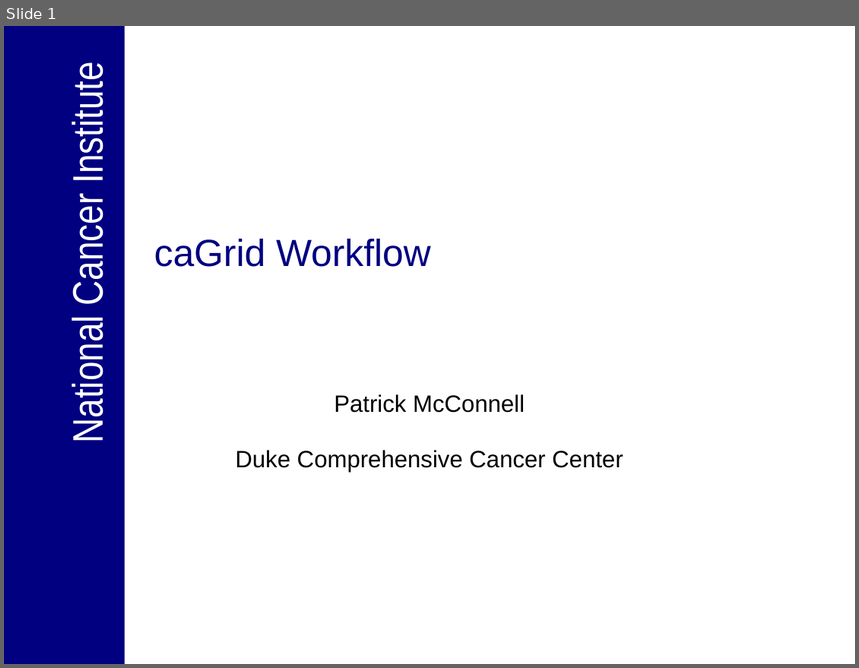
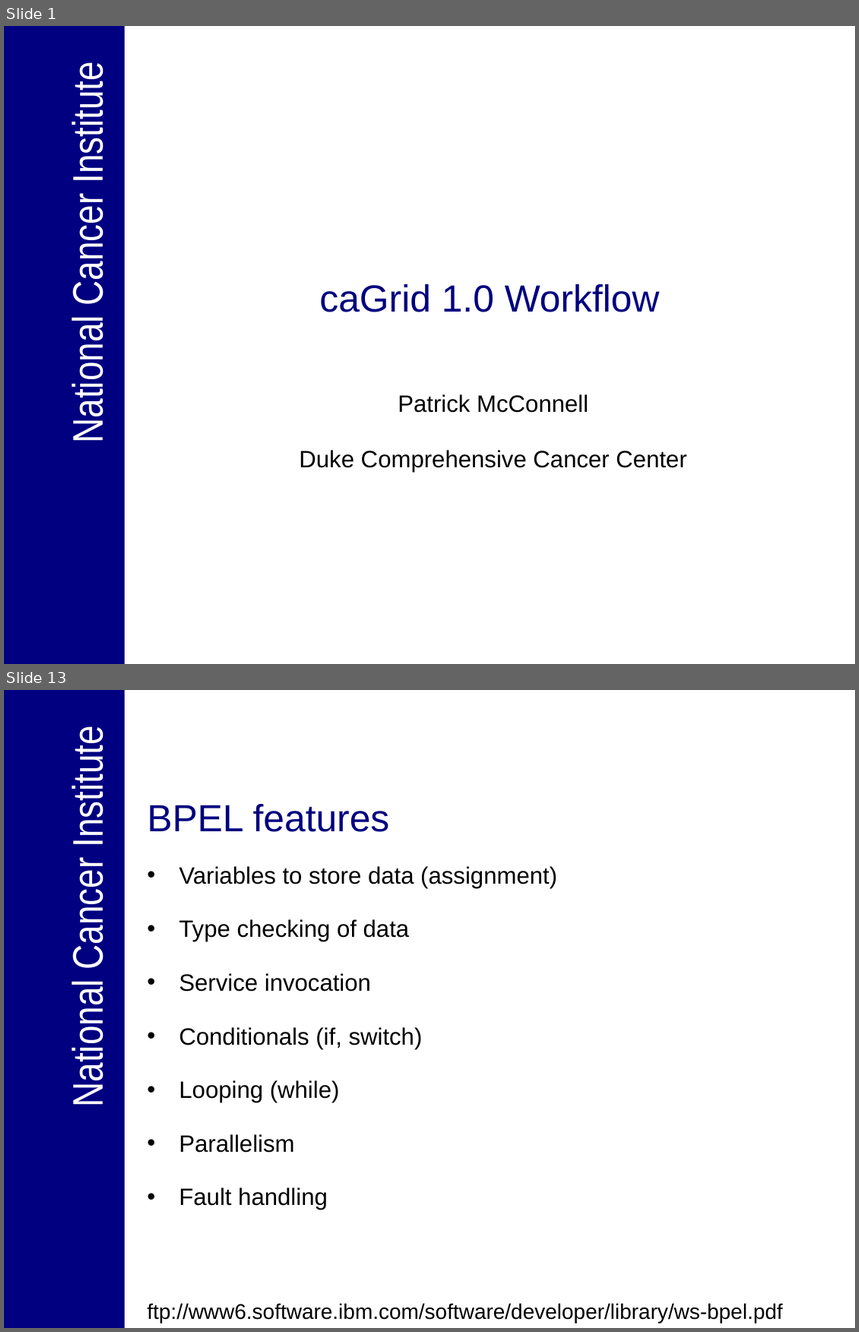
Before and after one commit to NCIP/cagrid-portal, a slide deck: cagrid-1-0/Documentation/presentations/20060918_ICR/workflow_icr_f2f_2006_09_18.ppt. Shown one above the other, each under a label of ours: slide 1 before the commit, slides 1 and 13 after it; the slides between them are not shown. The pictures are 859x668 and 859x1332 pixels, drawn with LibreOffice and Linux fonts; fonts in the diff are those of the drawing; background and template pictures are left out. Boxes give left, top, right and bottom in pixels: in the first picture for what was removed or moved away, otherwise in the second. Text is boxed around its words. In the diff, an @@ line names an element or a change of style, - is before the commit and + after.

```diff
--- a/cagrid-1-0/Documentation/presentations/20060918_ICR/workflow_icr_f2f_2006_09_18.ppt
+++ b/cagrid-1-0/Documentation/presentations/20060918_ICR/workflow_icr_f2f_2006_09_18.ppt
@@ slide 13 added at [4,690,855,1328], background #FFFFFF; not listed: 2 template elements that a slide beside it also shows @@
@@ title added at [147,804,390,832], 32 pt, text #000080 @@
+BPEL features
@@ text added at [179,866,557,1211], 20 pt, text #000000 @@
+• Variables to store data (assignment)
+• Type checking of data
+• Service invocation
+• Conditionals (if, switch)
+• Looping (while)
+• Parallelism
+• Fault handling
@@ text added at [147,1303,783,1323], 18 pt, text #000000 @@
+ftp://www6.software.ibm.com/software/developer/library/ws-bpel.pdf
@@ slide 1 changed as well @@
@@ title at [319,284,660,313]: text changed @@
-caGrid Workflow
+caGrid 1.0 Workflow
@@ subtitle "Patrick McConnell": place and size @@
-subtitle "Patrick McConnell" at [235,395,623,472]
+subtitle "Patrick McConnell" at [299,395,686,472]
```
Also in this commit, not shown: 1 other slide changed, 25 other slides added.
